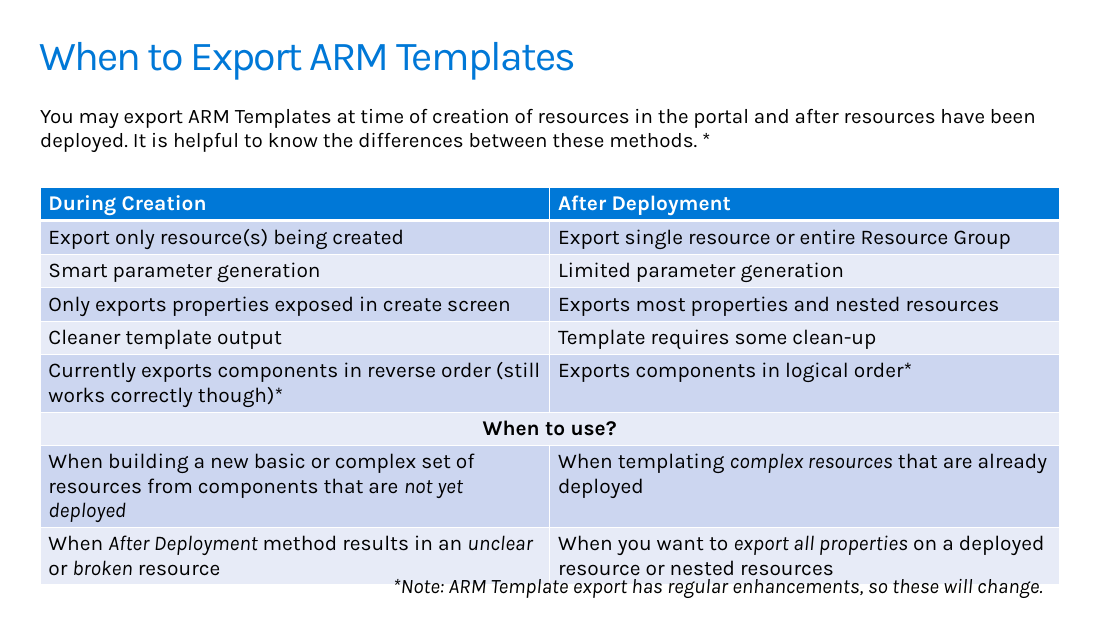
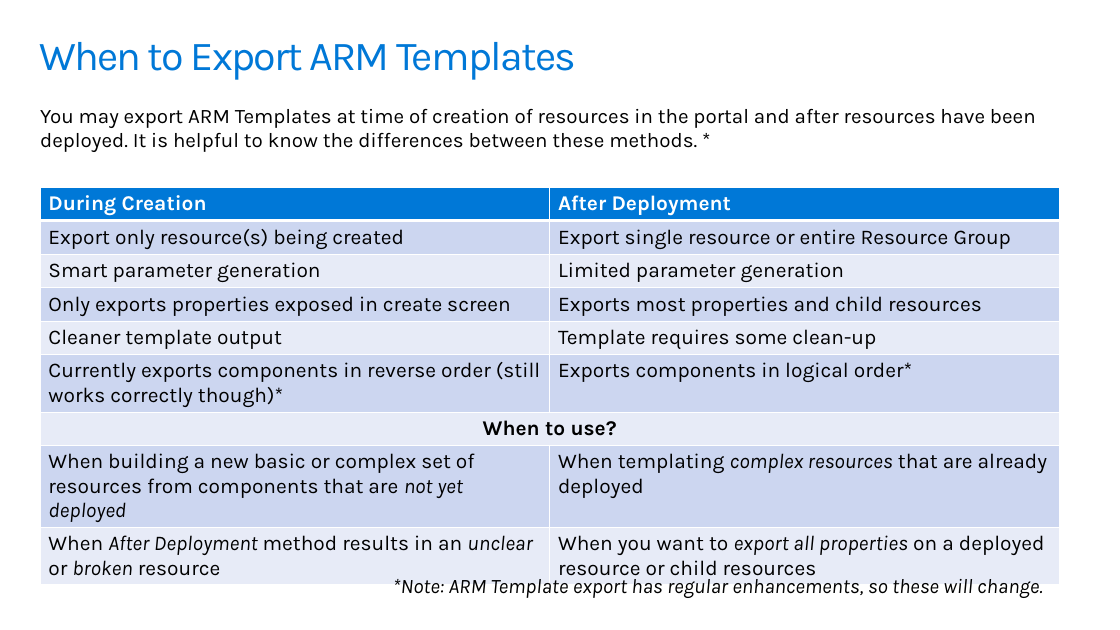
Before and after one commit to PlagueHO/Workshop-ARM-Templates, a slide deck: slide 9 of ppt/using-azure-resource-manager-templates-to-supercharge-your-azure-deployments.pptx. Drawn at 1120x630 pixels with LibreOffice and Linux fonts; fonts in the diff are those of the drawing; background and template pictures are left out. Boxes give left, top, right and bottom in pixels: in the first picture for what was removed or moved away, otherwise in the second. Text is boxed around its words. In the diff, an @@ line names an element or a change of style, - is before the commit and + after.

```diff
--- a/ppt/using-azure-resource-manager-templates-to-supercharge-your-azure-deployments.pptx
+++ b/ppt/using-azure-resource-manager-templates-to-supercharge-your-azure-deployments.pptx
@@ table at box(40, 188, 1060, 585) @@
-row 4, column 2: Exports most properties and nested resources
+row 4, column 2: Exports most properties and child resources
-row 9, column 2: When you want to export all properties on a deployed resource or nested resources
+row 9, column 2: When you want to export all properties on a deployed resource or child resources
```
Also in this commit, not shown: 3 other slides changed, 1 slide added, 10 other files.
